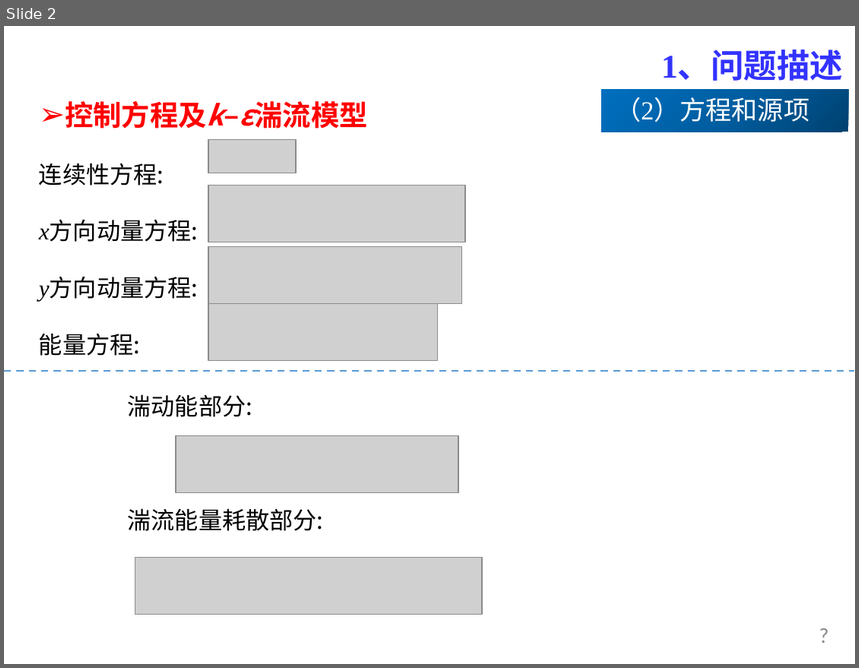
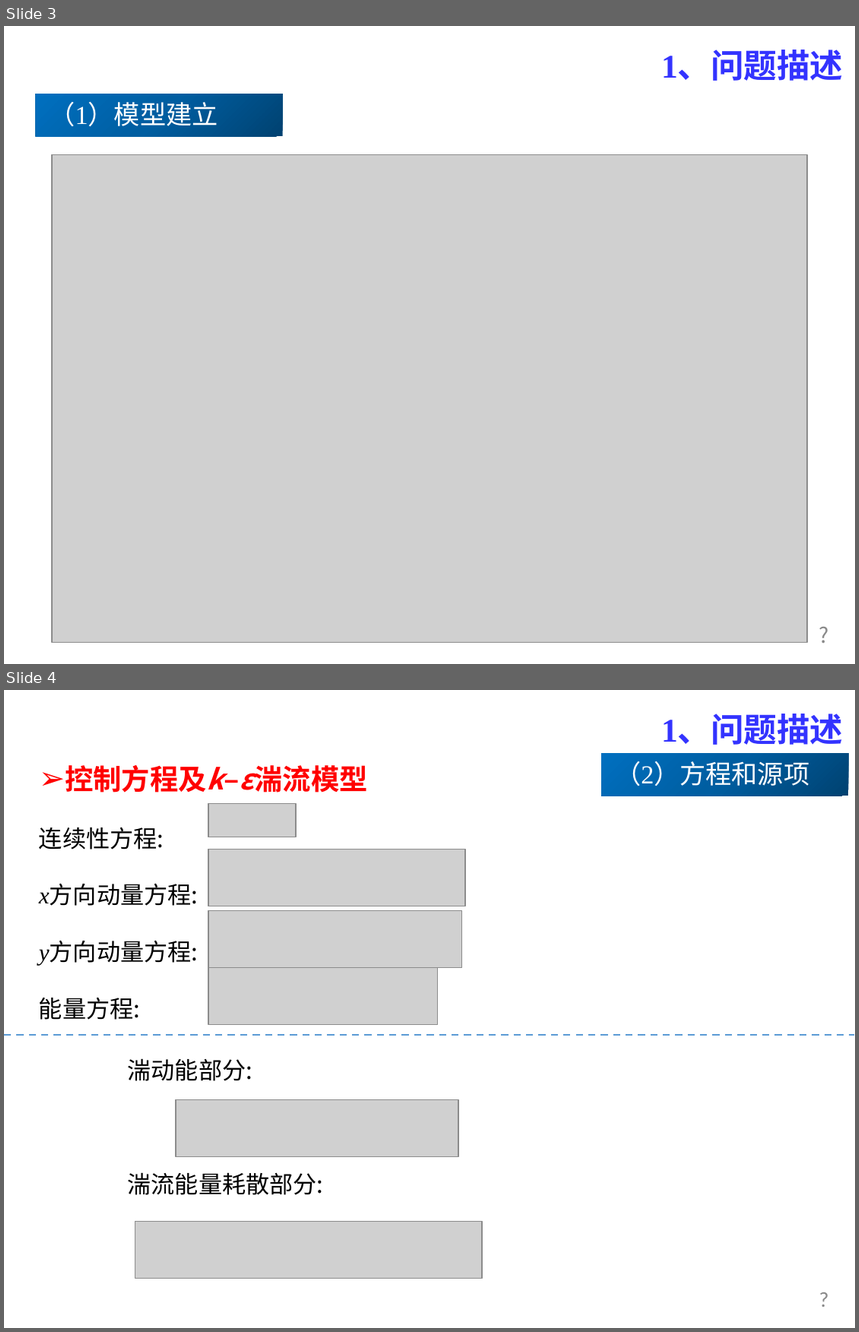
Before and after one commit to PaperStrange/ResearchRecorder, a slide deck: Report notes/GDL_PorosityDistribution.pptx. Shown one above the other, each under a label of ours: slide 2 before the commit, slides 3 and 4 after it. The pictures are 859x668 and 859x1332 pixels, drawn with LibreOffice and Linux fonts; fonts in the diff are those of the drawing; grey boxes stand for pictures. Boxes give left, top, right and bottom in pixels: in the first picture for what was removed or moved away, otherwise in the second. Text is boxed around its words. In the diff, an @@ line names an element or a change of style, - is before the commit and + after.

```diff
--- a/Report notes/GDL_PorosityDistribution.pptx
+++ b/Report notes/GDL_PorosityDistribution.pptx
@@ slide 3 added at <box>4,26,855,664</box>, background #FFFFFF @@
@@ text added at <box>661,52,843,81</box>, 28 pt, text #3333FF, bold @@
+1、问题描述
@@ rectangle added at <box>35,94,282,137</box>, fill gradient #004272 to #005EA2 to #0070C0 @@
@@ text added at <box>50,102,218,126</box>, 22 pt, text #FFFFFF @@
+（1）模型建立
@@ picture added at <box>52,154,807,643</box> @@
@@ text added at <box>800,615,849,655</box>, 18 pt, text #898989 @@
+?
@@ what was slide 2 is now slide 4 @@
```
Also in this commit, not shown: 1 slide changed, 1 other slide added.
